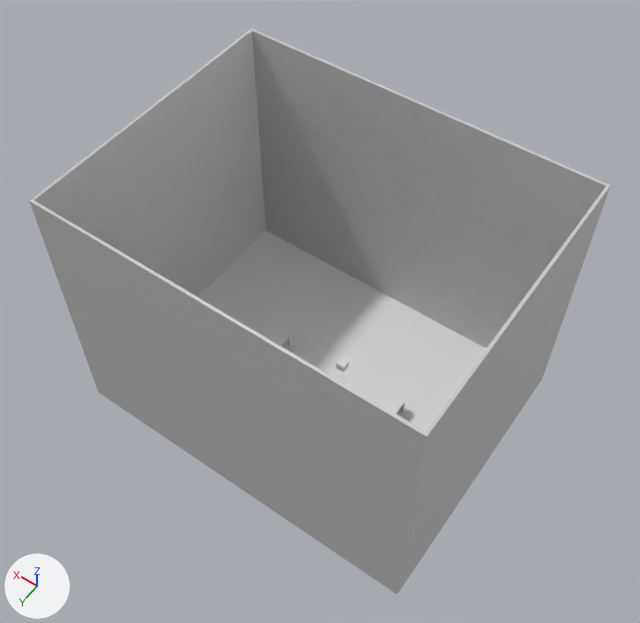
An edit to the COLLADA model src/simulator/meshes/epistemic_scene.dae, drawn before and after from the same camera.
One viewpoint serves both versions: a 50 mm lens placed at (-7.13, 14.98, 27.88), pointed at (3.41, 0.24, 4.71). Every picture has the same lights, and +X, +Y and +Z are marked at lower left. Where no turn or scale is listed for an object, it has been applied to the vertices.

Objects in the first picture: 'Cube', 'floor', 'table', 'table bis', 'wall'.
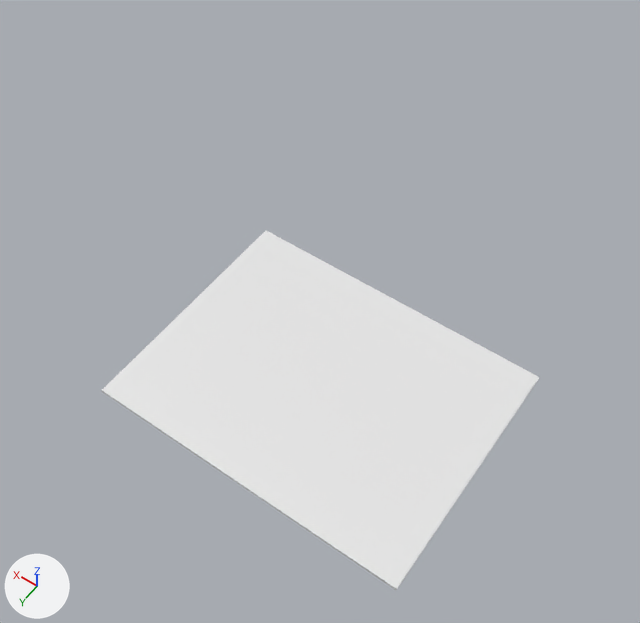
Commit message: epistemic world with boxes and cube

What differs and where, as boxes [x1, y1, x2, y2] in the pictures (640 x 623 px):
'wall', deleted
    before: [29, 28, 611, 594]
'table', deleted
    before: [373, 388, 405, 414]
    faces in mat_wood_001 (its picture is missing): [373, 388, 405, 414]
'table bis', deleted
    before: [260, 322, 291, 346]
    faces in mat_wood_002 (its picture is missing): [260, 322, 291, 346]
'Cube', deleted
    before: [336, 357, 349, 373]
'floor', unchanged, uncovered by the edit
    before: [198, 231, 486, 431]
    after: [102, 231, 539, 590]

Edits to the bpy script that builds the scene:
```text
Remove ob_cube:
    ob_cube = bpy.data.objects.new('Cube', me_cube)
    ob_cube.location = (2.6, 0.0, 2.0)
Remove ob_table_bis:
    ob_table_bis = bpy.data.objects.new('table bis', me_plane_001)
    ob_table_bis.location = (6.0, 0.0, 0.7)
Remove ob_wall:
    ob_wall = bpy.data.objects.new('wall', me_cube_002)
    ob_wall.location = (-3.05, 0.0, 4.9)
Remove ob_table:
    ob_table = bpy.data.objects.new('table', me_plane_003)
    ob_table.location = (0.85, 0.0, 0.7)
```
